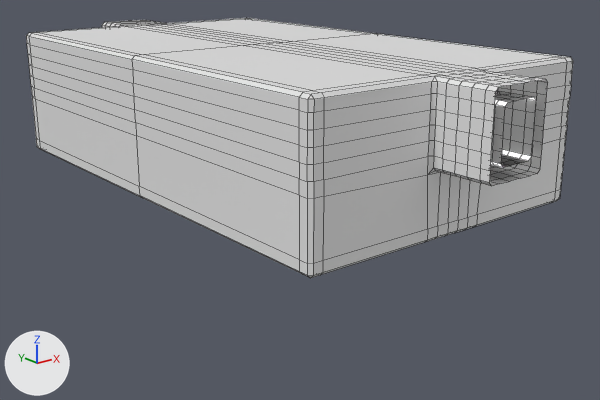
A saved change to the Blender file Assets/Models/Environment Models/LargeRoom.blend.
Both versions are drawn from a 50 mm camera at (-41.4, -55.9, 13.7) aimed at (1.2, -2.6, -7.6). The lights are fixed; the arrows at lower left show +X, +Y and +Z. Mesh edges are drawn as thin lines.

Script lines for the objects in view, before the commit:
```python
me_cube_003 = bpy.data.meshes.new('Cube.003')
me_cube_003.from_pydata(...)  # 1052 vertices, 1024 faces; spans x -12.5..12.5, y -25.5..25.5, z -5.5..5.5
# faces by material slot: [834, 50, 140]
me_cube_003.materials.append(mat_walls)  # white #e7e7e7
me_cube_003.materials.append(mat_ground)  # dark grey #484848
me_cube_003.materials.append(mat_light)  # white #e7e7e7
ob_cube = bpy.data.objects.new('Cube', me_cube_003)
ob_cube.location = (0.0, 0.0, 0.0)
```
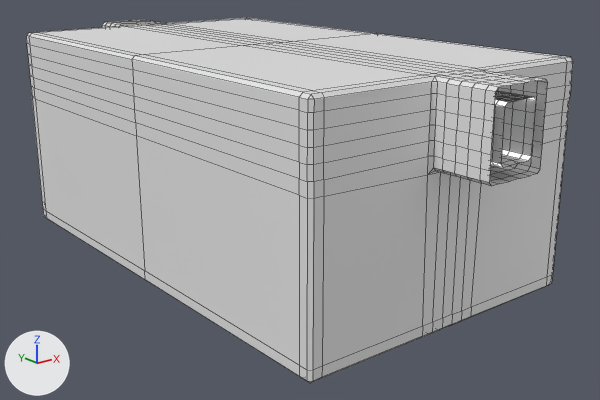
The newer file is also turned or shifted as a whole; pictures and numbers use the older file's frame.

Patch to the scene script:
```diff
--- a/Assets/Models/Environment Models/LargeRoom.blend.py
+++ b/Assets/Models/Environment Models/LargeRoom.blend.py
@@ me_cube_003 @@
 me_cube_003.from_pydata(...)  # 1052 vertices, 1024 faces; spans x -12.5..12.5, y -25.5..25.5, z -5.5..5.5
 # used by ob_cube; location = (0.0, 0.0, 0.0)
+# me_cube_003 part 1: all 156 vertices in x -12.5..12.5, y -20.8..20.8, z -5.5..-4.2 are moved by (0.0, 0.0, -7.0)
+# me_cube_003 part 2: all 50 faces centred in x -6.9..6.9, y -25.1..25.1, z 4.5 switch from mat_walls (white #e7e7e7) to mat_ground (dark grey #484848)
+# me_cube_003 part 3: all 50 faces that had it switch from mat_ground (dark grey #484848) to mat_walls (white #e7e7e7)
 me_cube_003.materials.append(mat_light)
```

Location of each change, (x1, y1, x2, y2) in pixels of the pictures (600 x 400 px; the box of a moved part takes in the faces that stretch with it):
'Cube', reshaped (40% taller)
    before: (26, 18, 573, 278)
    after: (26, 18, 573, 383)
part 1 of me_cube_003, moved or reshaped
    before: (32, 98, 566, 278)
    after: (32, 98, 566, 383)
part 2 of me_cube_003, recoloured
    both: (495, 91, 533, 102)
part 3 of me_cube_003, recoloured
    both: (501, 155, 527, 167)
